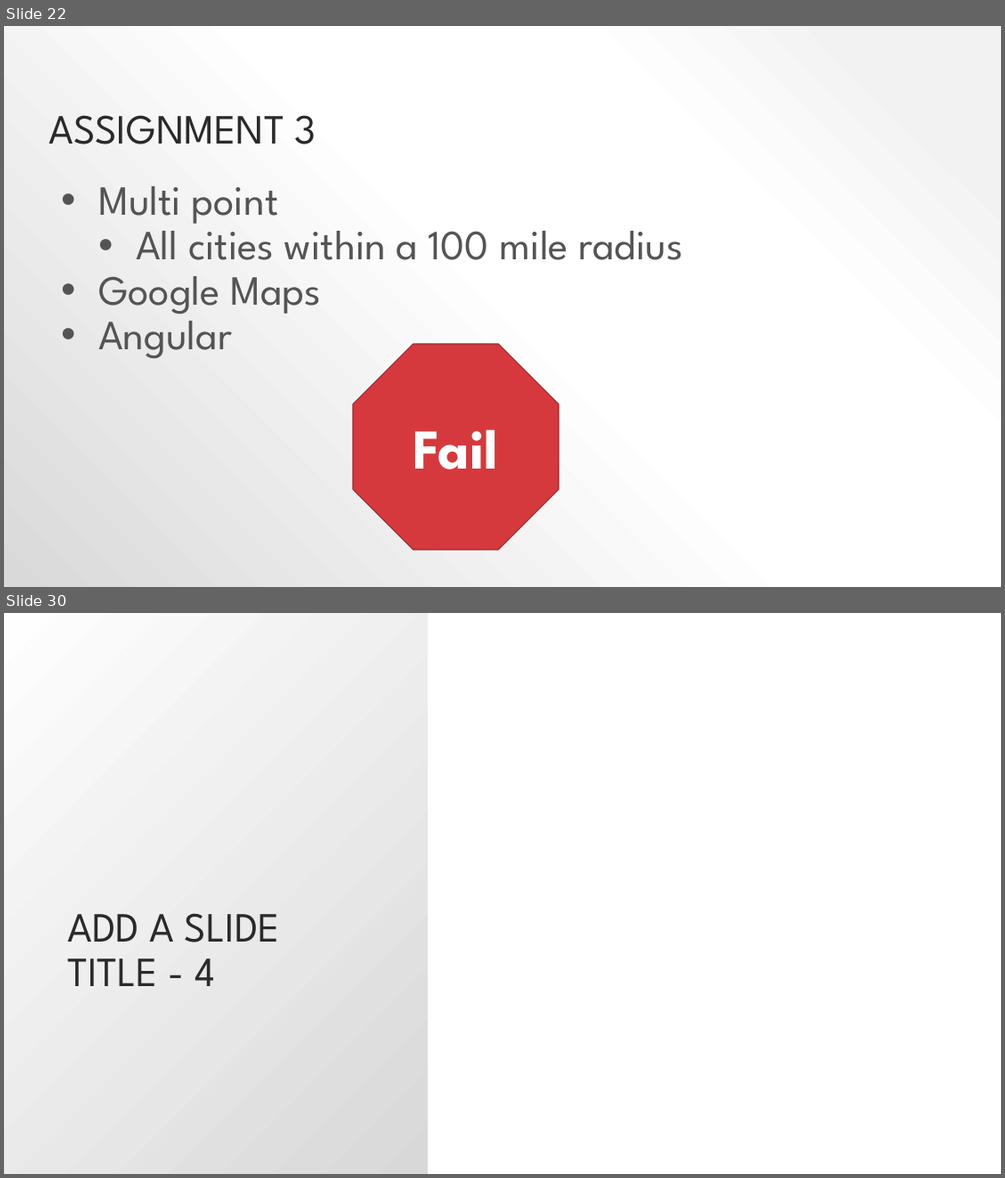
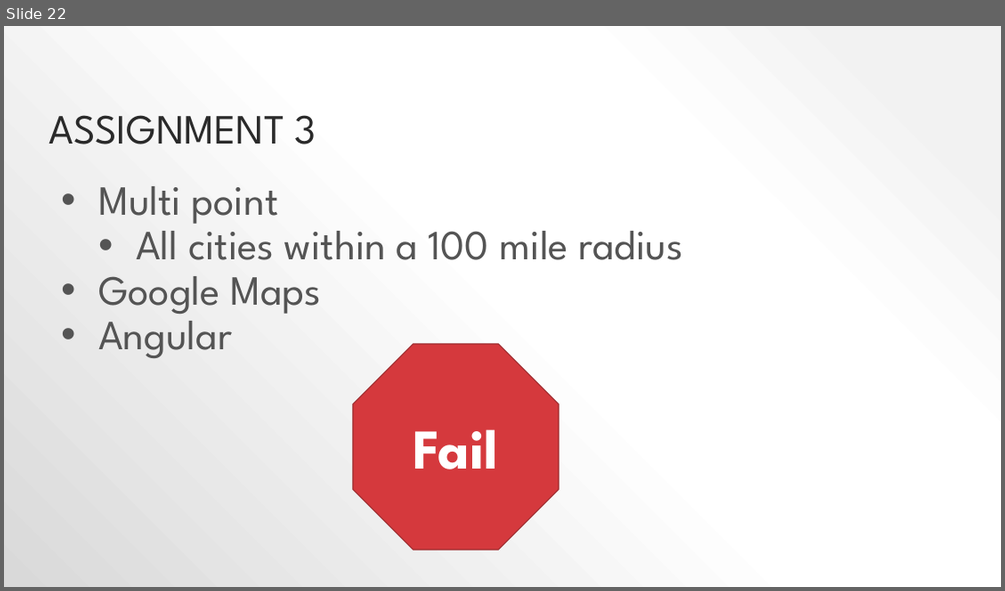
Before and after one commit to pjsteele/techtalksky, a slide deck: presentation/techTalk.pptx. Shown one above the other, each under a label of ours: slides 22 and 30 before the commit, slide 22 after it; the slides between them are not shown. The pictures are 1005x1178 and 1005x591 pixels, drawn with LibreOffice and Linux fonts; fonts in the diff are those of the drawing. Boxes give left, top, right and bottom in pixels: in the first picture for what was removed or moved away, otherwise in the second. Text is boxed around its words. In the diff, an @@ line names an element or a change of style, - is before the commit and + after.

```diff
--- a/presentation/techTalk.pptx
+++ b/presentation/techTalk.pptx
@@ slide 30 removed at (4,613,1001,1174), background #FFFFFF @@
@@ rectangle removed at (4,613,428,1174) @@
@@ title removed at (67,913,280,986) @@
-ADD A SLIDE TITLE - 4
```
Also in this commit, not shown: 1 slide changed, 5 slides added, 5 other slides removed, 4 other files.
